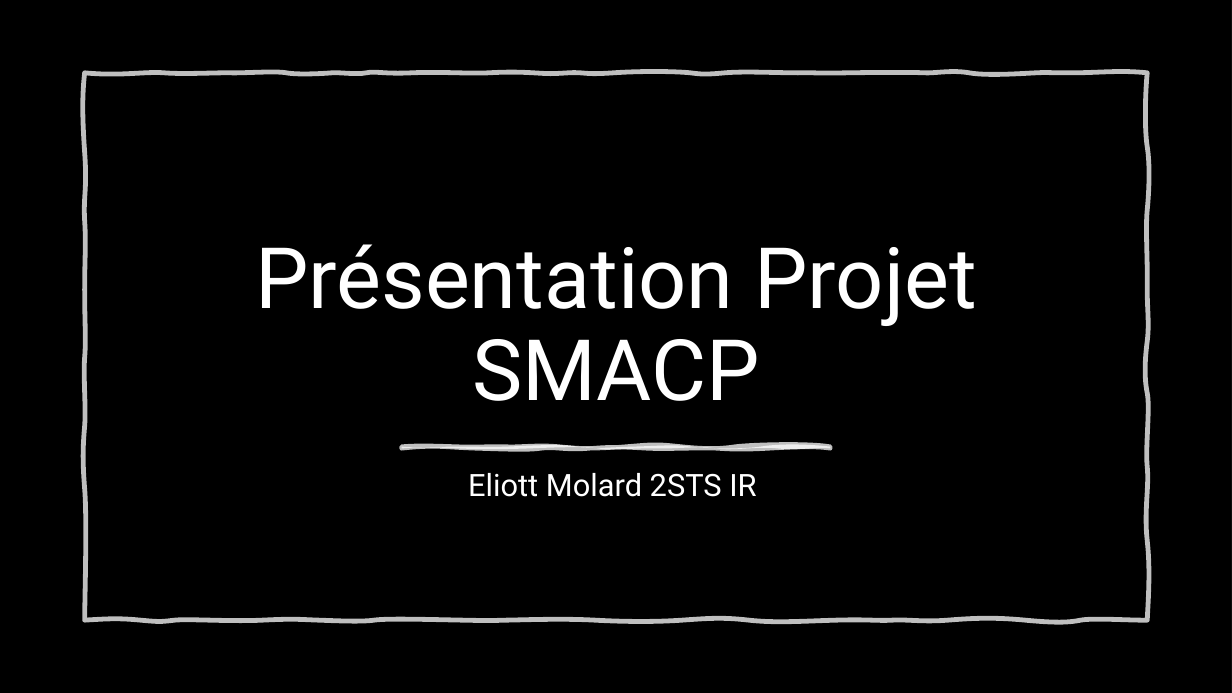
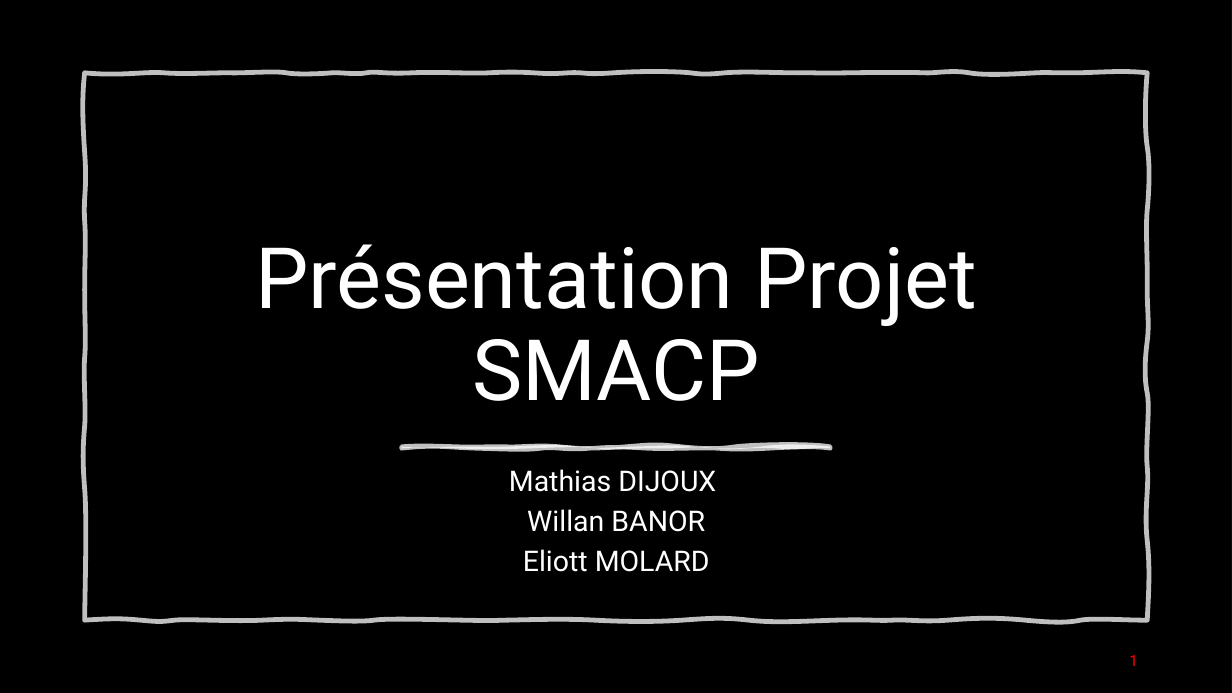
Before and after one commit to Eliott-07/Centrale-PV-Securisee-2026, a slide deck: slide 1 of docs/Présentation_Projet_SMACP.pptx. Drawn at 1232x693 pixels with LibreOffice and Linux fonts; fonts in the diff are those of the drawing; background and template pictures are left out; a plain dark background stands for a picture behind light text. Boxes give left, top, right and bottom in pixels: in the first picture for what was removed or moved away, otherwise in the second. Text is boxed around its words. In the diff, an @@ line names an element or a change of style, - is before the commit and + after.

```diff
--- a/docs/Présentation_Projet_SMACP.pptx
+++ b/docs/Présentation_Projet_SMACP.pptx
@@ subtitle at <box>509,469,716,572</box>: text changed; size 24 to 22.2 pt @@
-Eliott Molard 2STS IR
+Mathias DIJOUX
+Willan BANOR
+Eliott MOLARD
@@ page number added at <box>1129,655,1138,666</box>, 12 pt, text #FF0000 @@
+1
```
Also in this commit, not shown: 6 other slides changed, 21 slides added, 3 slides removed, 2 other files.
